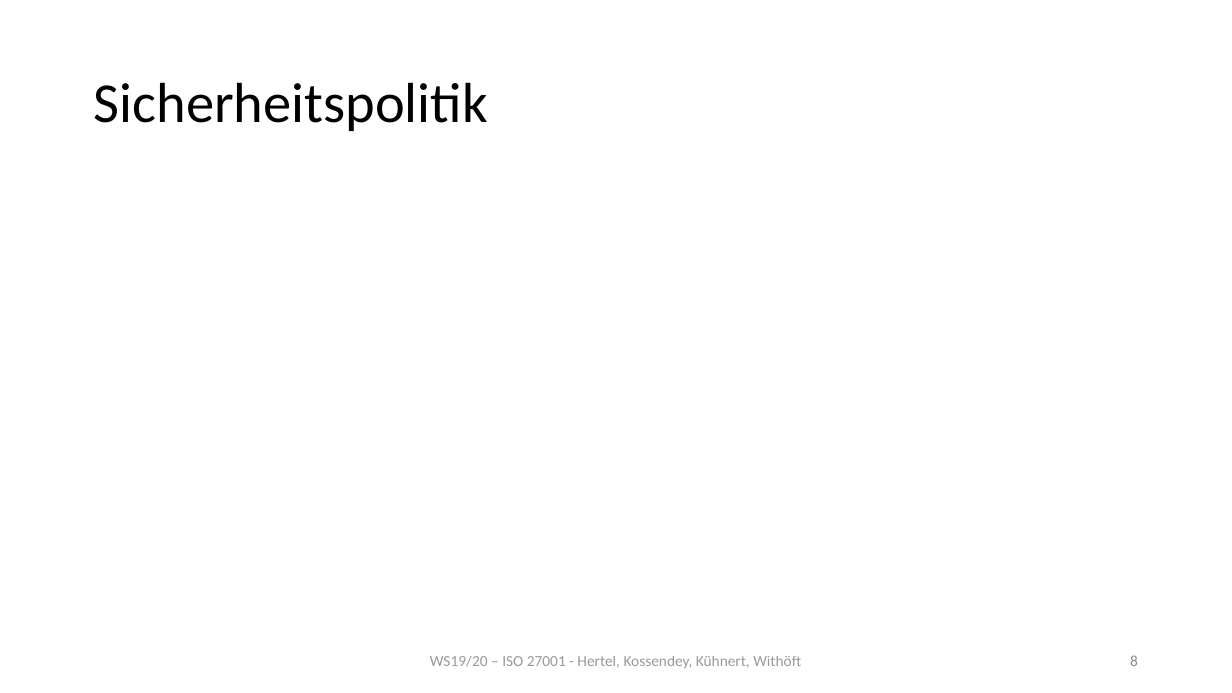
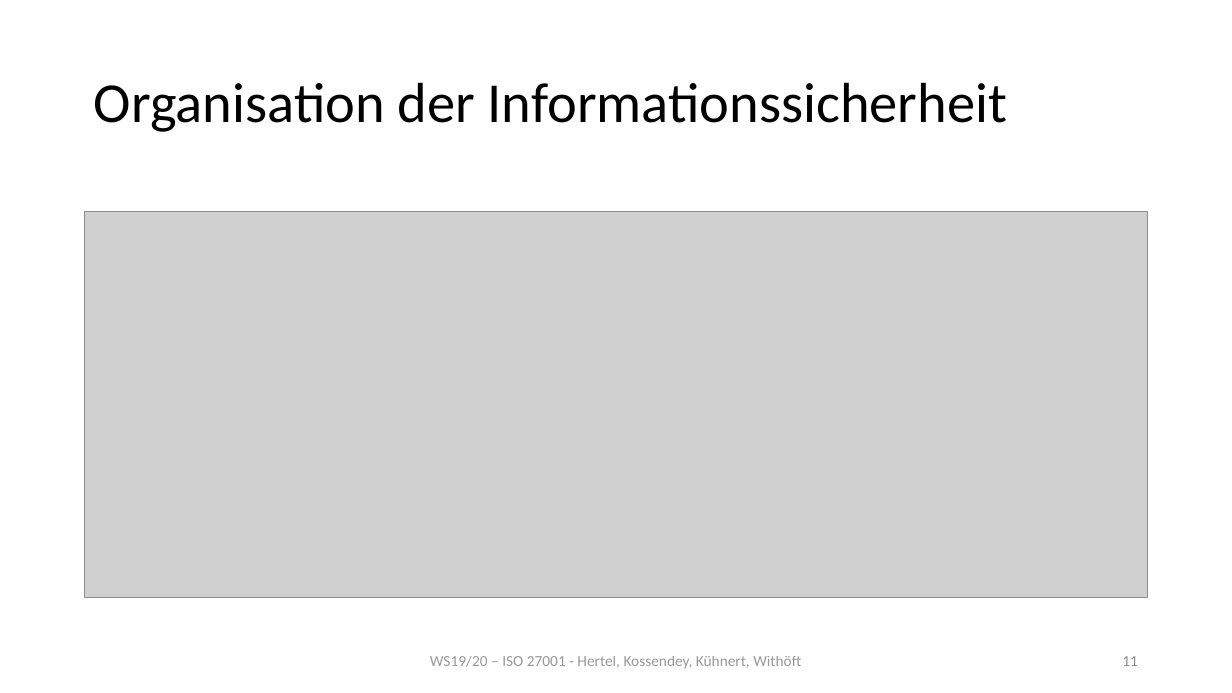
Before and after one commit to mwithoeft/SicherheitUndZuverlaessigkeit, a slide deck: slide 11 of Valentin/merged.pptx (slide 8 before the commit). Drawn at 1232x693 pixels with LibreOffice and Linux fonts; fonts in the diff are those of the drawing; grey boxes stand for pictures. Boxes give left, top, right and bottom in pixels: in the first picture for what was removed or moved away, otherwise in the second. Text is boxed around its words. In the diff, an @@ line names an element or a change of style, - is before the commit and + after.

```diff
--- a/Valentin/merged.pptx
+++ b/Valentin/merged.pptx
@@ title at bbox=[94, 82, 1007, 132]: text changed @@
-Sicherheitspolitik
+Organisation der Informationssicherheit
@@ picture added at bbox=[85, 211, 1148, 597] @@
@@ page number at bbox=[1122, 656, 1138, 666]: text changed @@
-8
+11
```
Also in this commit, not shown: 6 slides added.
